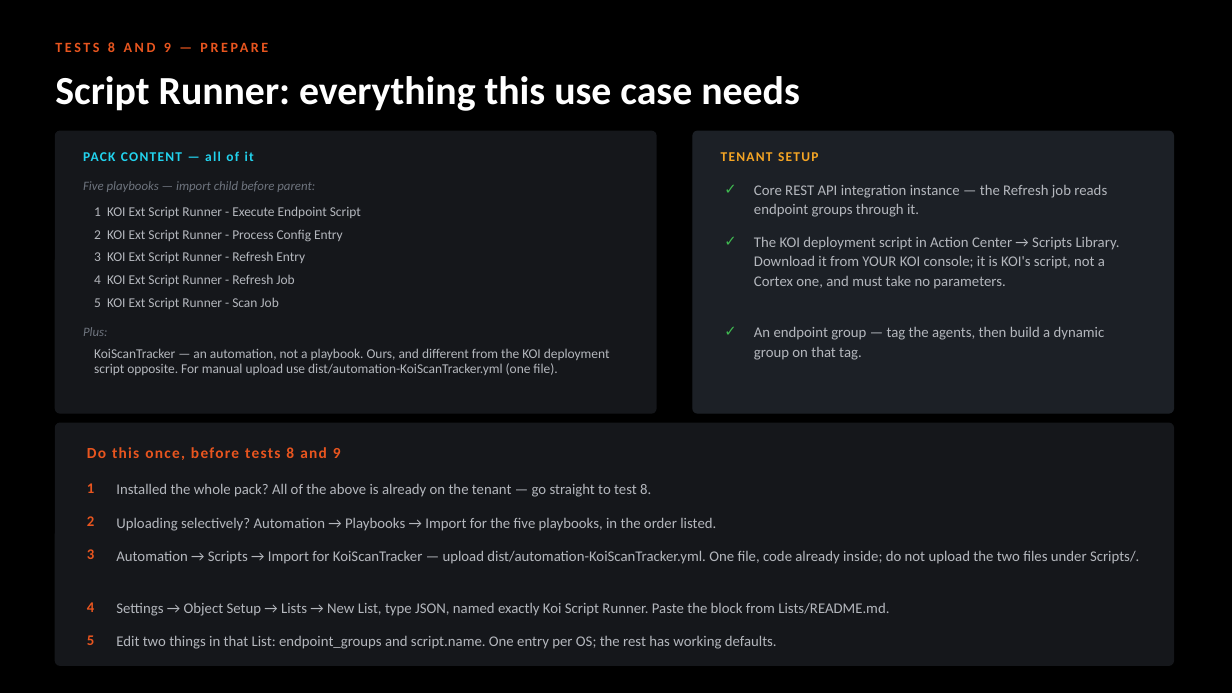
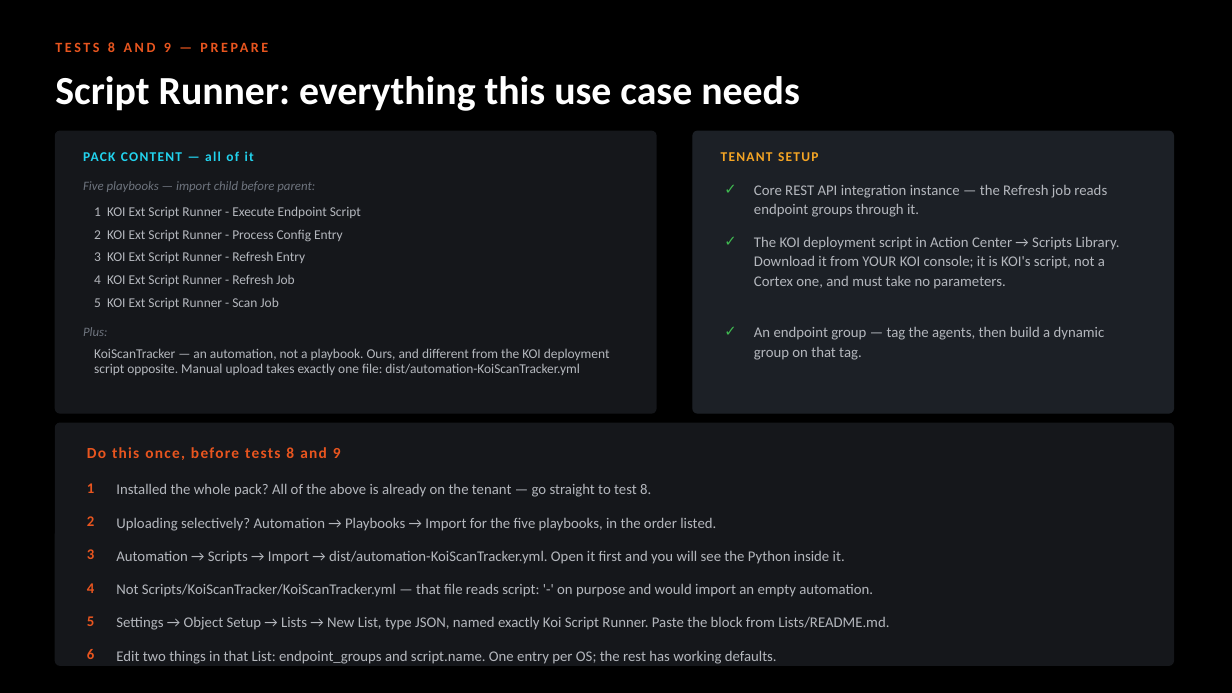
Before and after one commit to ayman-m/koi-xsiam-markeplacepack, a slide deck: slide 12 of docs/KOI_Marketplace_Pack_Test_Guide.pptx. Drawn at 1232x693 pixels with LibreOffice and Linux fonts; fonts in the diff are those of the drawing. Boxes give left, top, right and bottom in pixels: in the first picture for what was removed or moved away, otherwise in the second. Text is boxed around its words. In the diff, an @@ line names an element or a change of style, - is before the commit and + after.

```diff
--- a/docs/KOI_Marketplace_Pack_Test_Guide.pptx
+++ b/docs/KOI_Marketplace_Pack_Test_Guide.pptx
@@ text at bbox=[94, 348, 610, 375]: text changed @@
-KoiScanTracker — an automation, not a playbook. Ours, and different from the KOI deployment script opposite. For manual upload use dist/automation-KoiScanTracker.yml (one file).
+KoiScanTracker — an automation, not a playbook. Ours, and different from the KOI deployment script opposite. Manual upload takes exactly one file: dist/automation-KoiScanTracker.yml
@@ text at bbox=[116, 550, 845, 564]: text changed @@
-Automation → Scripts → Import for KoiScanTracker — upload dist/automation-KoiScanTracker.yml. One file, code already inside; do not upload the two files under Scripts/.
+Automation → Scripts → Import → dist/automation-KoiScanTracker.yml. Open it first and you will see the Python inside it.
@@ text "4": place and size @@
-text "4" at bbox=[87, 602, 94, 612]
+text "4" at bbox=[87, 583, 94, 593]
@@ text added at bbox=[116, 583, 873, 597], 11.5 pt, text #B4B7BD @@
+Not Scripts/KoiScanTracker/KoiScanTracker.yml — that file reads script: '-' on purpose and would import an empty automation.
@@ text "5": place and size @@
-text "5" at bbox=[87, 635, 94, 645]
+text "5" at bbox=[87, 616, 94, 626]
@@ text "Settings → Object Setup → ...": place and size @@
-text "Settings → Object Setup → ..." at bbox=[116, 603, 889, 616]
+text "Settings → Object Setup → ..." at bbox=[116, 617, 889, 630]
@@ text added at bbox=[87, 649, 94, 659], 11.5 pt, text #E8551F, bold @@
+6
@@ text "Edit two things in that ...": place and size @@
-text "Edit two things in that ..." at bbox=[116, 635, 777, 649]
+text "Edit two things in that ..." at bbox=[116, 650, 777, 664]
```
Also in this commit, not shown: 2 other files.
